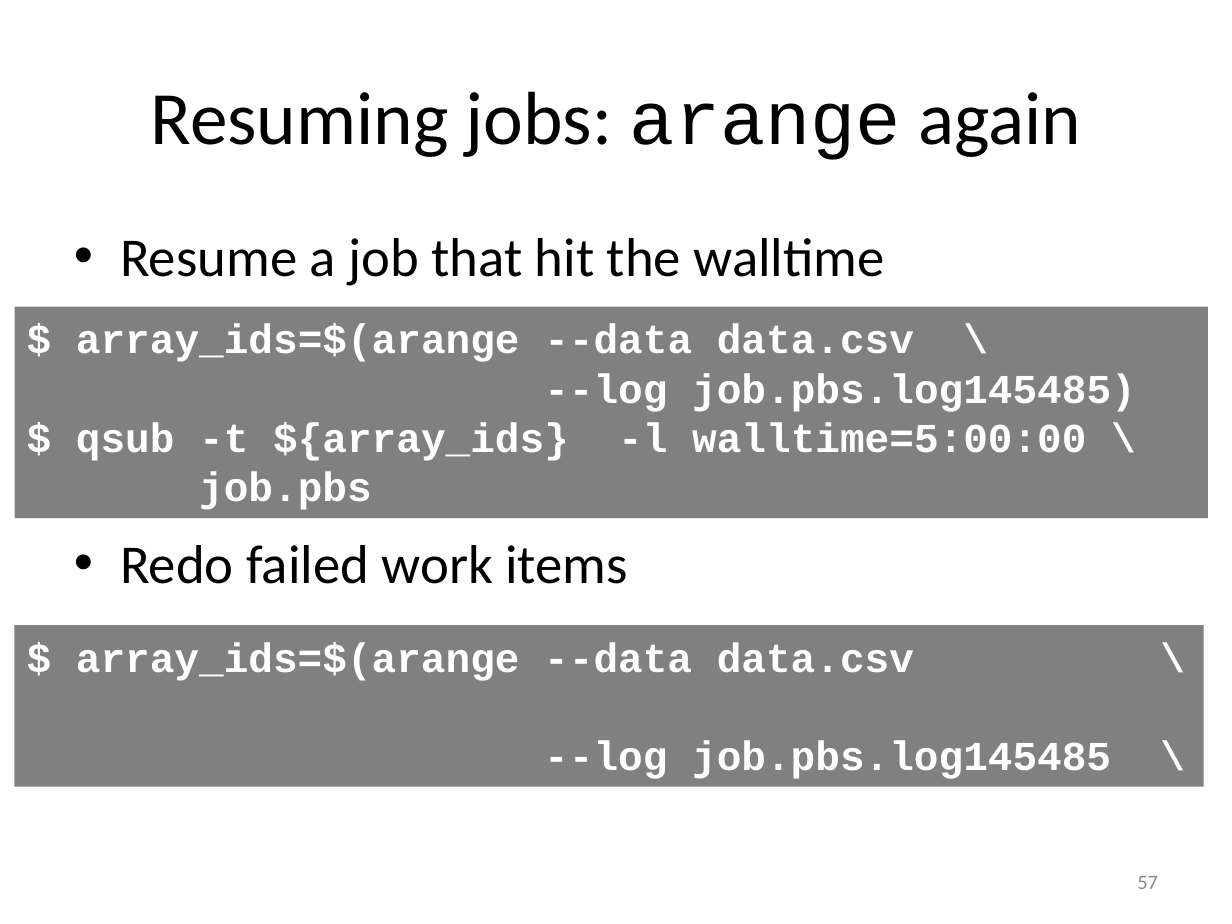
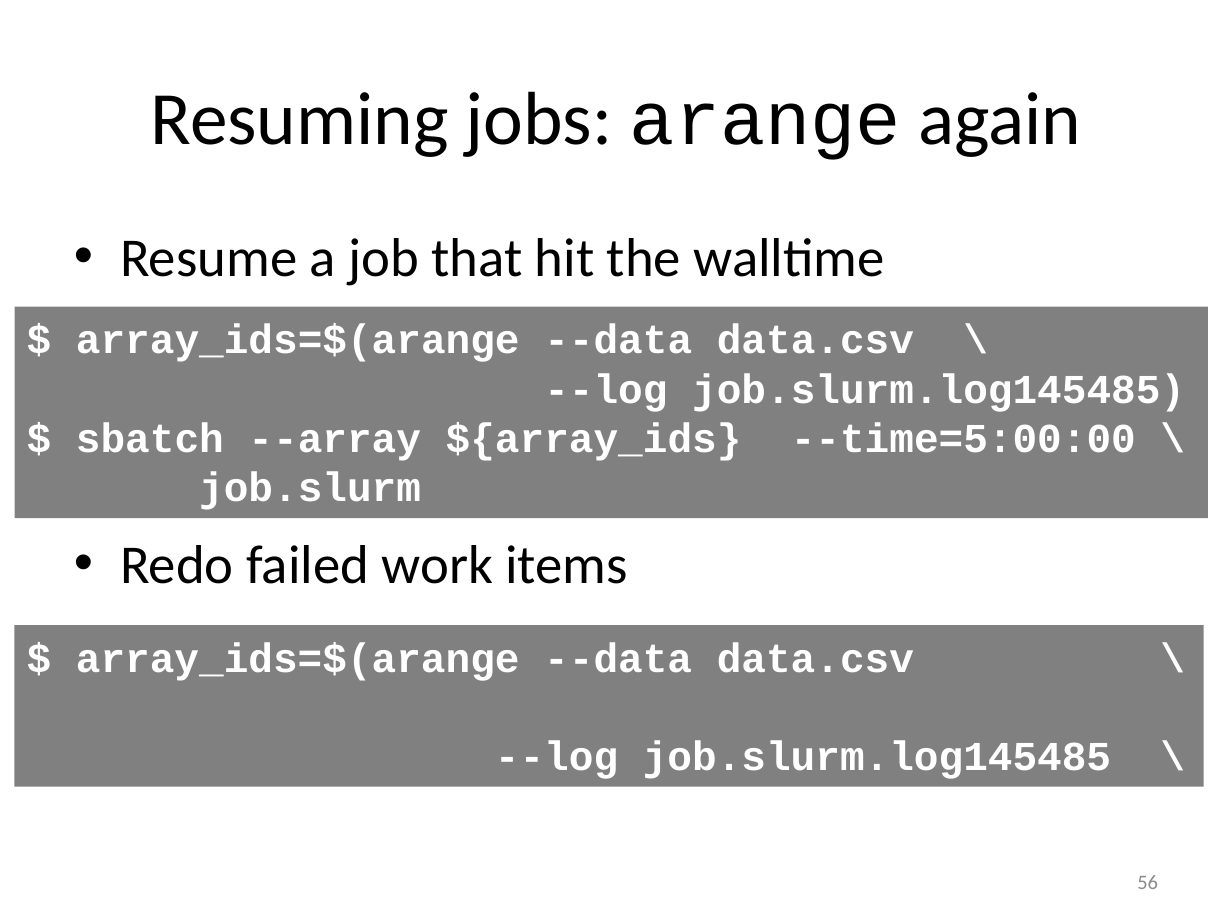
Before and after one commit to gjbex/worker-and-atools, a slide deck: slide 56 of worker_atools.pptx (slide 57 before the commit). Drawn at 1232x924 pixels with LibreOffice and Linux fonts; fonts in the diff are those of the drawing. Boxes give left, top, right and bottom in pixels: in the first picture for what was removed or moved away, otherwise in the second. Text is boxed around its words. In the diff, an @@ line names an element or a change of style, - is before the commit and + after.

Commit message:
Adapted atools slides for Slurm

```diff
--- a/worker_atools.pptx
+++ b/worker_atools.pptx
@@ text in rectangle at [76,373,1185,510]: text changed @@
---log job.pbs.log145485)
-$ qsub -t ${array_ids} -l walltime=5:00:00 \
-job.pbs
+--log job.slurm.log145485)
+$ sbatch --array ${array_ids} --time=5:00:00 \
+job.slurm
@@ text in rectangle at [495,741,1111,779]: text changed @@
---log job.pbs.log145485 \
+--log job.slurm.log145485 \
@@ page number at [1137,875,1158,889]: text changed @@
-57
+56
```
Also in this commit, not shown: 22 other slides changed, 1 slide removed.
